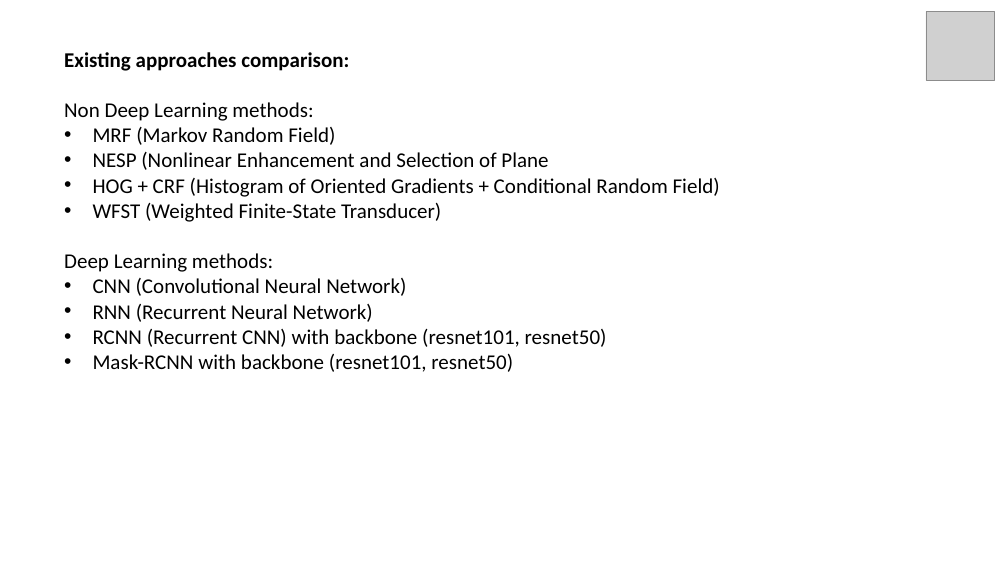
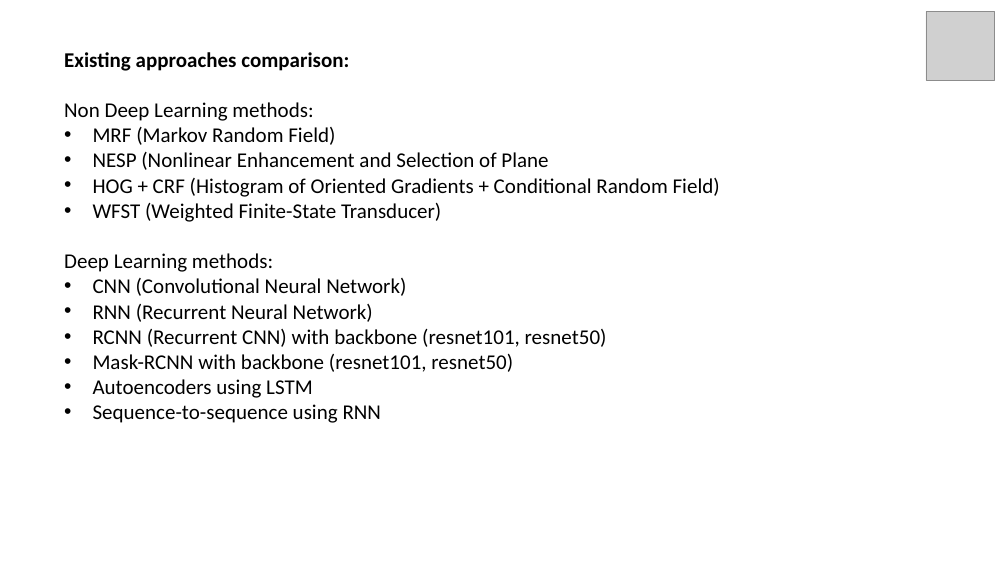
Before and after one commit to GustovalleyTechnovations/Text-Segmentation, a slide deck: slide 4 of Documents/Study/Project_Presentation.pptx. Drawn at 1008x567 pixels with LibreOffice and Linux fonts; fonts in the diff are those of the drawing; grey boxes stand for pictures. Boxes give left, top, right and bottom in pixels: in the first picture for what was removed or moved away, otherwise in the second. Text is boxed around its words. In the diff, an @@ line names an element or a change of style, - is before the commit and + after.

```diff
--- a/Documents/Study/Project_Presentation.pptx
+++ b/Documents/Study/Project_Presentation.pptx
@@ text at (93,379,382,423): paragraphs added @@
+• Autoencoders using LSTM
+• Sequence-to-sequence using RNN
```
Also in this commit, not shown: 1 other slide changed, 1 slide added, 9 other files.
